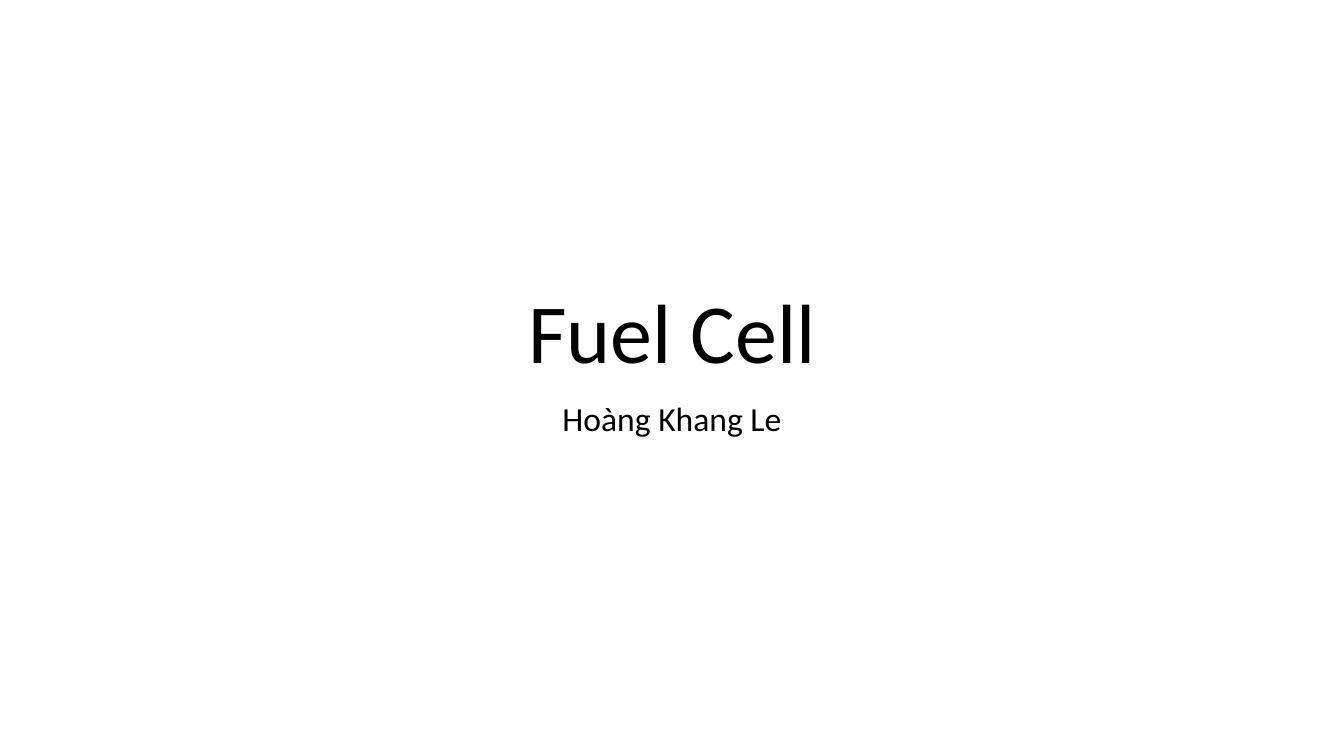
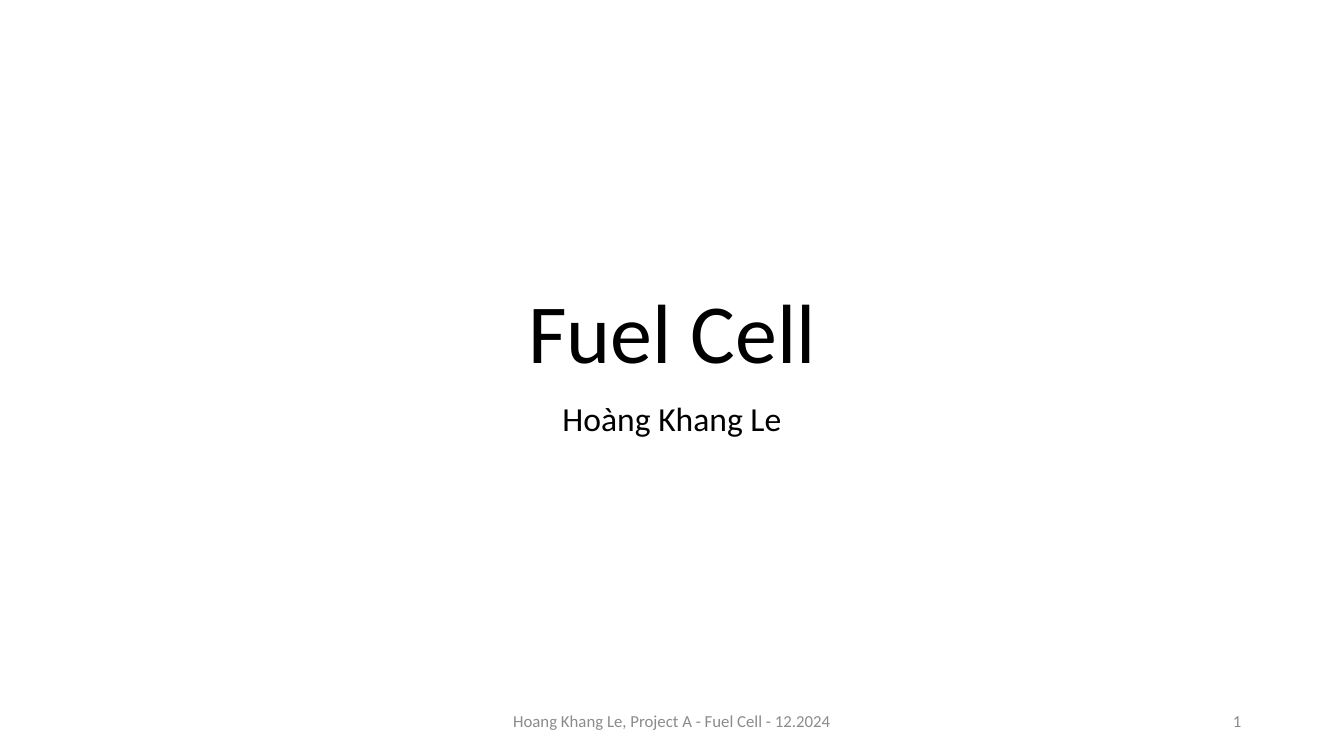
Before and after one commit to alpha7894550/ProjectA_fuelCell, a slide deck: slide 1 of Presentation_fuel_cell_project_khang.pptx. Drawn at 1344x756 pixels with LibreOffice and Linux fonts; fonts in the diff are those of the drawing. Boxes give left, top, right and bottom in pixels: in the first picture for what was removed or moved away, otherwise in the second. Text is boxed around its words. In the diff, an @@ line names an element or a change of style, - is before the commit and + after.

```diff
--- a/Presentation_fuel_cell_project_khang.pptx
+++ b/Presentation_fuel_cell_project_khang.pptx
@@ text added at box(513, 715, 830, 730), 12 pt, text #8C8C8C @@
+Hoang Khang Le, Project A - Fuel Cell - 12.2024
@@ page number added at box(1233, 716, 1241, 727), 12 pt, text #8C8C8C @@
+1
```
Also in this commit, not shown: 5 other slides changed, 13 slides added, 2 slides removed, 4 other files.
